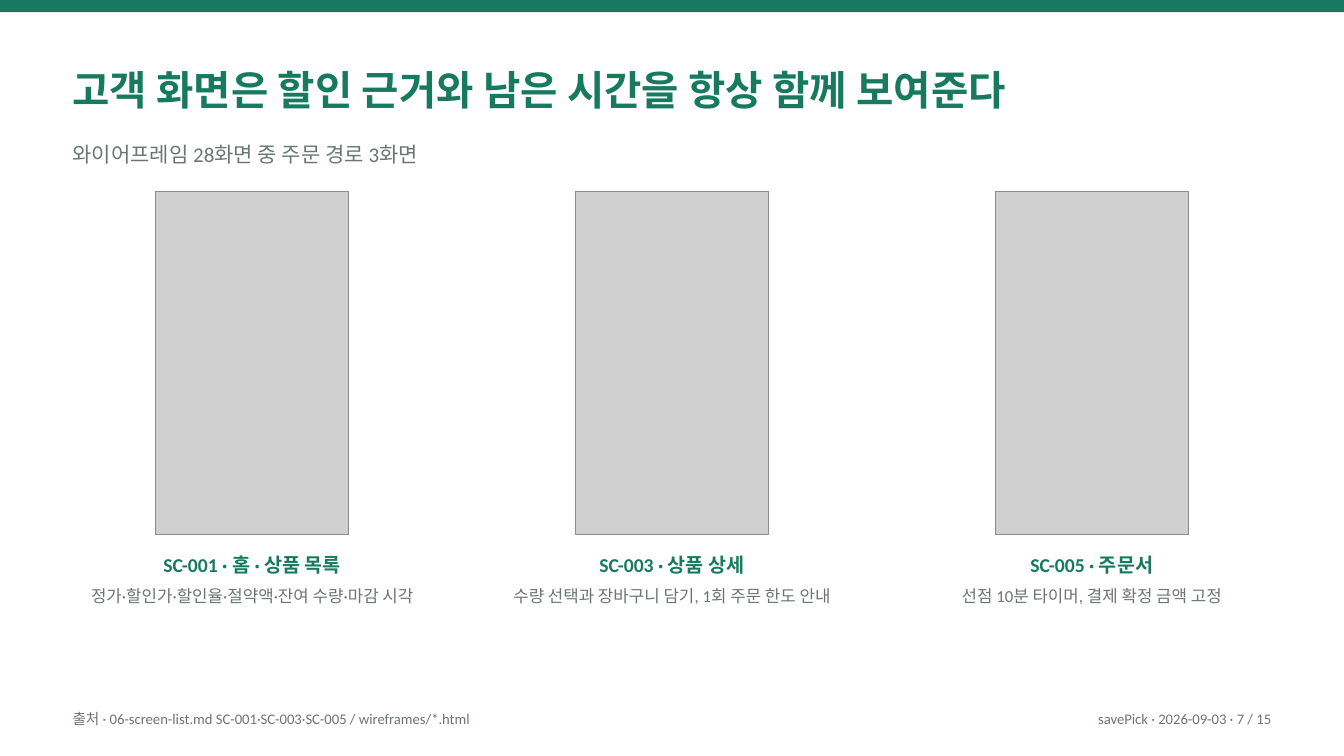
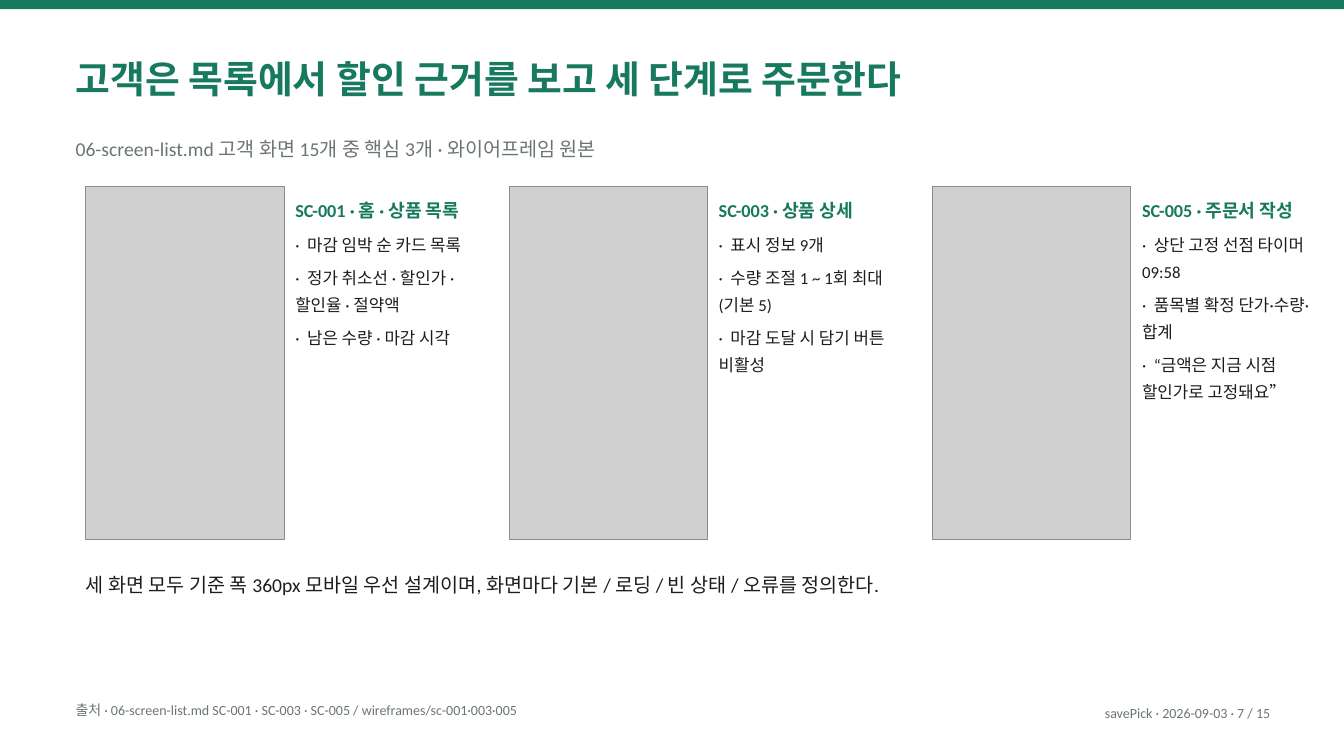
Before and after one commit to eom-tae-in/product-engineering-lab, a slide deck: slide 7 of projects/save-pick/deliverables/save-pick-overview.pptx. Drawn at 1344x756 pixels with LibreOffice and Linux fonts; fonts in the diff are those of the drawing; grey boxes stand for pictures. Boxes give left, top, right and bottom in pixels: in the first picture for what was removed or moved away, otherwise in the second. Text is boxed around its words. In the diff, an @@ line names an element or a change of style, - is before the commit and + after.

```diff
--- a/projects/save-pick/deliverables/save-pick-overview.pptx
+++ b/projects/save-pick/deliverables/save-pick-overview.pptx
@@ text at [76, 61, 901, 97]: text changed; size 29 to 27 pt @@
-고객 화면은 할인 근거와 남은 시간을 항상 함께 보여준다
+고객은 목록에서 할인 근거를 보고 세 단계로 주문한다
@@ text at [76, 140, 596, 158]: text changed; size 15 to 14 pt @@
-와이어프레임 28화면 중 주문 경로 3화면
+06-screen-list.md 고객 화면 15개 중 핵심 3개 · 와이어프레임 원본
@@ picture: place and size @@
-picture at [156, 192, 349, 534]
+picture at [86, 187, 284, 539]
@@ text at [295, 201, 459, 219]: size 14 to 13 pt in "SC-001 · 홈 · 상품 목록"; alignment centre to left; more space between paragraphs @@
@@ text "SC-001 · 홈 · 상품 ...": place and size @@
-text "SC-001 · 홈 · 상품 ..." at [91, 555, 413, 604]
+text "SC-001 · 홈 · 상품 ..." at [295, 201, 461, 346]
@@ picture: place and size @@
-picture at [576, 192, 768, 534]
+picture at [509, 187, 708, 539]
@@ text at [719, 201, 853, 219]: size 14 to 13 pt in "SC-003 · 상품 상세"; alignment centre to left; more space between paragraphs @@
@@ text "SC-003 · 상품 상세": place and size @@
-text "SC-003 · 상품 상세" at [513, 555, 831, 604]
+text "SC-003 · 상품 상세" at [719, 201, 885, 373]
@@ picture: place and size @@
-picture at [995, 192, 1188, 534]
+picture at [933, 187, 1131, 539]
@@ text at [1142, 201, 1309, 400]: text changed; text colour #6B7671 to #1A1F1C @@
-SC-005 · 주문서
-선점 10분 타이머, 결제 확정 금액 고정
+SC-005 · 주문서 작성
+· 상단 고정 선점 타이머 09:58
+· 품목별 확정 단가·수량·합계
+· “금액은 지금 시점 할인가로 고정돼요”
@@ text at [295, 237, 461, 346]: text changed; text colour #6B7671 to #1A1F1C @@
-정가·할인가·할인율·절약액·잔여 수량·마감 시각
+· 마감 임박 순 카드 목록
+· 정가 취소선 · 할인가 · 할인율 · 절약액
+· 남은 수량 · 마감 시각
@@ text at [719, 237, 885, 373]: text changed; text colour #6B7671 to #1A1F1C @@
-수량 선택과 장바구니 담기, 1회 주문 한도 안내
+· 표시 정보 9개
+· 수량 조절 1 ~ 1회 최대(기본 5)
+· 마감 도달 시 담기 버튼 비활성
@@ text added at [86, 575, 879, 595], 14 pt, text #1A1F1C @@
+세 화면 모두 기준 폭 360px 모바일 우선 설계이며, 화면마다 기본 / 로딩 / 빈 상태 / 오류를 정의한다.
@@ text at [76, 703, 517, 716]: text changed; size 10.5 to 10 pt @@
-출처 · 06-screen-list.md SC-001·SC-003·SC-005 / wireframes/*.html
+출처 · 06-screen-list.md SC-001 · SC-003 · SC-005 / wireframes/sc-001·003·005
@@ text "savePick · 2026-09-03 · 7 ...": place and size @@
-text "savePick · 2026-09-03 · 7 ..." at [1098, 714, 1271, 724]
+text "savePick · 2026-09-03 · 7 ..." at [1105, 708, 1270, 718]
@@ text "savePick · 2026-09-03 · 7 ..." at [1105, 708, 1270, 718]: size 10.5 to 10 pt; more space between paragraphs @@
```
Also in this commit, not shown: 14 other slides changed, 2 other files.
